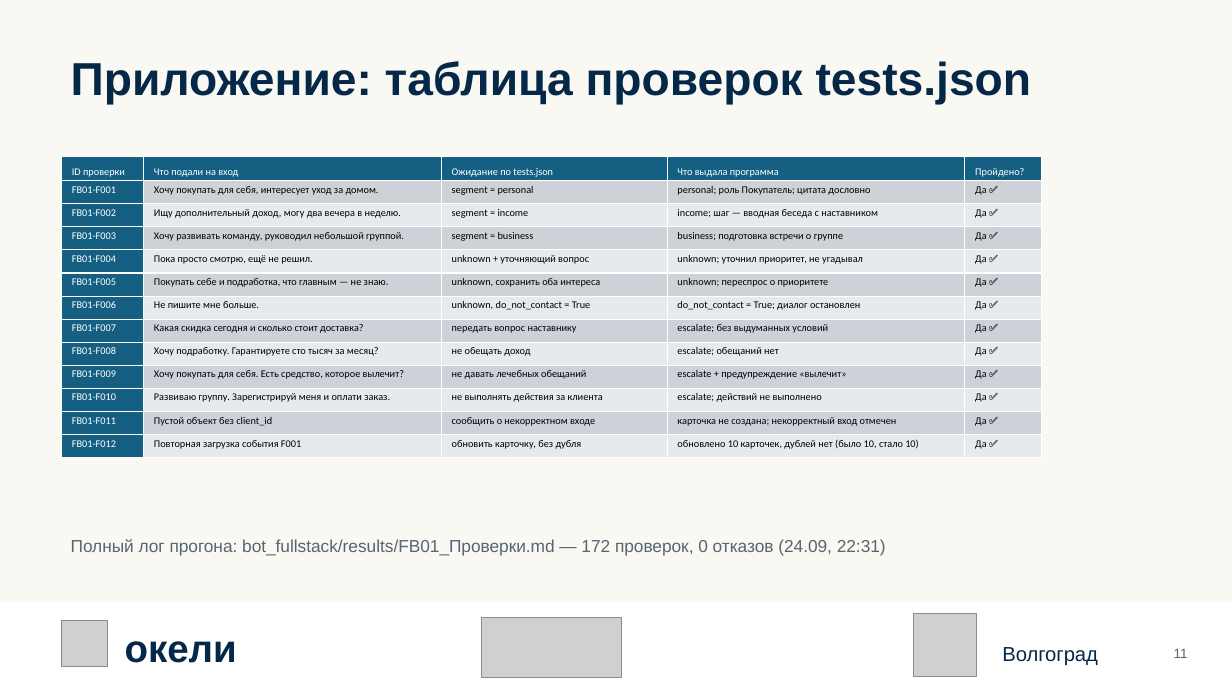
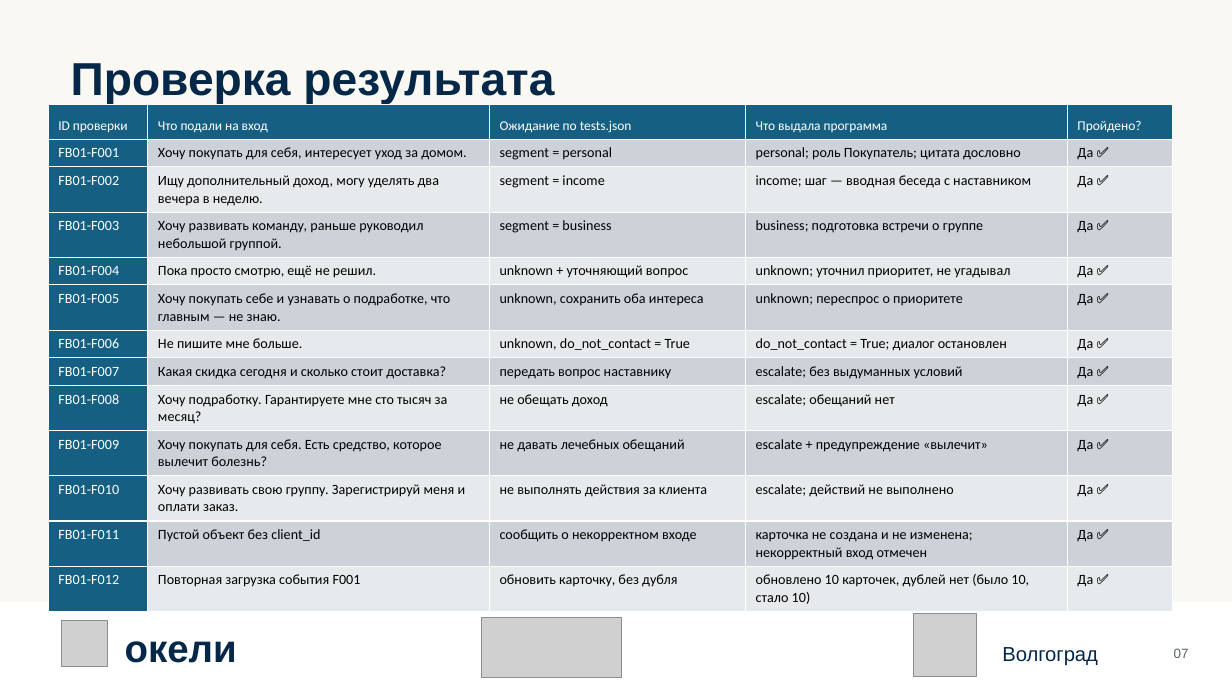
Before and after one commit to KaDyK736/FinikTeam-FB01, a slide deck: slide 8 of Презентация_Finik_FB01_по_шаблону.pptx (slide 11 before the commit). Drawn at 1232x693 pixels with LibreOffice and Linux fonts; fonts in the diff are those of the drawing; grey boxes stand for pictures. Boxes give left, top, right and bottom in pixels: in the first picture for what was removed or moved away, otherwise in the second. Text is boxed around its words. In the diff, an @@ line names an element or a change of style, - is before the commit and + after.

```diff
--- a/Презентация_Finik_FB01_по_шаблону.pptx
+++ b/Презентация_Finik_FB01_по_шаблону.pptx
@@ text at [71, 63, 554, 104]: text changed @@
-Приложение: таблица проверок tests.json
+Проверка результата
@@ table at [48, 104, 1173, 608] @@
-row 3, column 2: Ищу дополнительный доход, могу два вечера в неделю.
+row 3, column 2: Ищу дополнительный доход, могу уделять два вечера в неделю.
-row 4, column 2: Хочу развивать команду, руководил небольшой группой.
+row 4, column 2: Хочу развивать команду, раньше руководил небольшой группой.
-row 6, column 2: Покупать себе и подработка, что главным — не знаю.
+row 6, column 2: Хочу покупать себе и узнавать о подработке, что главным — не знаю.
-row 9, column 2: Хочу подработку. Гарантируете сто тысяч за месяц?
+row 9, column 2: Хочу подработку. Гарантируете мне сто тысяч за месяц?
-row 10, column 2: Хочу покупать для себя. Есть средство, которое вылечит?
+row 10, column 2: Хочу покупать для себя. Есть средство, которое вылечит болезнь?
-row 11, column 2: Развиваю группу. Зарегистрируй меня и оплати заказ.
+row 11, column 2: Хочу развивать свою группу. Зарегистрируй меня и оплати заказ.
-row 12, column 4: карточка не создана; некорректный вход отмечен
+row 12, column 4: карточка не создана и не изменена; некорректный вход отмечен
@@ size 8 to 10.5 pt in "ID проверки", "Что подали на вход", "Ожидание по tests.json", "Что выдала программа" and 1 more places @@
@@ size 8 to 11 pt in "FB01-F001", "Хочу покупать для себя, интересует уход за ...", "segment = personal", "personal; роль Покупатель; цитата дословно" and 49 more places @@
@@ table: place and size @@
-table at [62, 156, 1042, 457]
+table at [48, 104, 1173, 608]
@@ text removed at [71, 539, 886, 556] @@
-Полный лог прогона: bot_fullstack/results/FB01_Проверки.md — 172 проверок, 0 отказов (24.09, 22:31)
@@ text at [1174, 648, 1189, 658]: text changed @@
-11
+07
```
Also in this commit, not shown: 7 other slides changed, 2 slides added, 2 slides removed.
